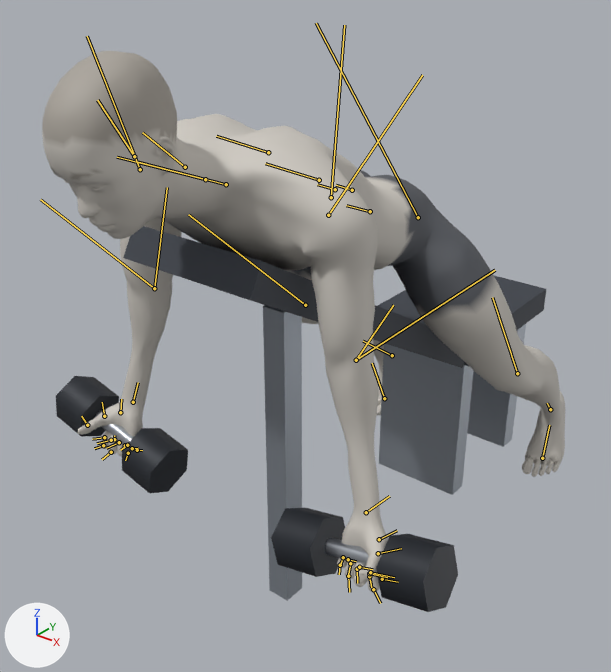
A saved change to the glTF model exports/dumbbell-spider-curl.glb.
Before and after are seen from a 50 mm camera at (0.983, -1.677, 1.387) aimed at (-0.067, -0.364, 0.573). Arrows for +X, +Y and +Z are at lower left; the lights stay in place. The first picture is the older version. Both versions are drawn at frame 0 of the action 'dumbbell-spider-curl'; the numbers are the values there. The bones that change, and the others that lie on the model, are drawn over the model as lines.
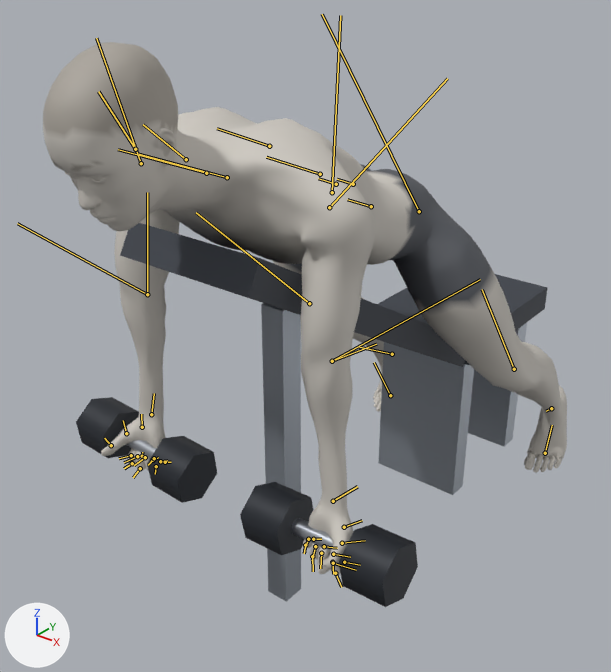
ob_dbl_right is not drawn itself; it is the parent of ob_mesh_1, ob_mesh_2, ob_mesh_3.
ob_dbr_right is not drawn itself; it is the parent of ob_mesh_4, ob_mesh_5, ob_mesh_6.
ob_props is not drawn itself; it is the parent of ob_bench.

What differs and where, as boxes [x1, y1, x2, y2] in the pictures (611 x 672 px):
'Mesh_0', posed
    before: [42, 51, 565, 592]
    after: [43, 42, 567, 575]
'Mesh_10', posed
    before: [123, 226, 464, 368]
    after: [120, 223, 465, 367]
'Mesh_11', posed
    before: [263, 305, 302, 601]
    after: [261, 303, 301, 602]
'Mesh_2', posed (6% taller)
    before: [376, 534, 458, 612]
    after: [339, 524, 418, 607]
'Mesh_3', posed
    before: [271, 507, 345, 577]
    after: [240, 482, 313, 555]
'Mesh_6', posed
    before: [122, 428, 188, 493]
    after: [147, 436, 217, 503]
'Mesh_5', posed
    before: [56, 376, 119, 437]
    after: [76, 397, 139, 458]
'Mesh_8', posed
    before: [467, 324, 526, 447]
    after: [468, 323, 527, 447]
'Mesh_7', posed
    before: [377, 276, 546, 366]
    after: [378, 274, 548, 365]
'Mesh_1', posed (7% narrower, 21% taller)
    before: [324, 538, 369, 566]
    after: [291, 518, 333, 552]
bone 'pelvis', root to tip
    before: (370, 211) to (346, 205)
    after: (371, 206) to (347, 199)
bone 'upperarm_l', root to tip
    before: (328, 215) to (422, 75)
    after: (329, 207) to (447, 78)
bone 'lowerarm_l', root to tip
    before: (356, 360) to (393, 305)
    after: (332, 361) to (376, 344)
bone 'hand_l', root to tip
    before: (366, 512) to (389, 496)
    after: (333, 501) to (357, 486)
bone 'upperarm_r', root to tip
    before: (140, 169) to (87, 36)
    after: (141, 163) to (96, 38)
bone 'lowerarm_r', root to tip
    before: (154, 288) to (40, 199)
    after: (147, 294) to (17, 223)
bone 'hand_r', root to tip
    before: (133, 402) to (138, 382)
    after: (151, 414) to (154, 393)
bone 'thigh_l', root to tip
    before: (418, 217) to (316, 23)
    after: (419, 211) to (322, 14)
bone 'calf_l', root to tip
    before: (517, 373) to (492, 297)
    after: (514, 369) to (482, 289)
bone 'foot_l', root to tip
    before: (550, 409) to (547, 403)
    after: (551, 408) to (546, 411)
bone 'ball_l', root to tip
    before: (542, 458) to (549, 425)
    after: (545, 453) to (552, 425)
bone 'thigh_r', root to tip
    before: (331, 197) to (344, 25)
    after: (332, 192) to (340, 15)
bone 'calf_r', root to tip
    before: (305, 305) to (188, 214)
    after: (309, 303) to (196, 212)
bone 'foot_r', root to tip
    before: (392, 355) to (363, 341)
    after: (392, 354) to (359, 347)
bone 'ball_r', root to tip
    before: (384, 398) to (372, 363)
    after: (390, 395) to (374, 362)

The change in detail:
Bone 'pelvis' (bone_pelvis) moves from (0.222, -0.142, 0.0) to (0.219, -0.131, 0.0).
Bone 'upperarm_l' (bone_upperarm_l) turns from (-30, 19, 63) to (-35, 18, 71) degrees about its own x, y and z.
Bone 'lowerarm_l' (bone_lowerarm_l) turns from (4, 9, -33) to (-3, 17, -47) degrees about its own x, y and z.
Bone 'hand_l' (bone_hand_l) turns from (-71, 59, 7) to (-68, 58, 8) degrees about its own x, y and z.
Bone 'upperarm_r' (bone_upperarm_r) turns from (30, -19, 63) to (35, -18, 71) degrees about its own x, y and z.
Bone 'lowerarm_r' (bone_lowerarm_r) turns from (-4, -9, -33) to (3, -17, -47) degrees about its own x, y and z.
Bone 'hand_r' (bone_hand_r) turns from (71, -59, 7) to (68, -58, 8) degrees about its own x, y and z.
Bone 'thigh_l' (bone_thigh_l) turns from (25, 38, 61) to (23, 38, 60) degrees about its own x, y and z.
Bone 'calf_l' (bone_calf_l) turns from (-5, 3, -37) to (-3, 3, -35) degrees about its own x, y and z.
Bone 'foot_l' (bone_foot_l) turns from (4, -39, -10) to (10, -37, -22) degrees about its own x, y and z.
Bone 'ball_l' (bone_ball_l) turns from (-3, -3, 35) to (-4, -5, 39) degrees about its own x, y and z.
Bone 'thigh_r' (bone_thigh_r) turns from (-25, -38, 61) to (-23, -38, 60) degrees about its own x, y and z.
Bone 'calf_r' (bone_calf_r) turns from (5, -3, -37) to (3, -3, -35) degrees about its own x, y and z.
Bone 'foot_r' (bone_foot_r) turns from (-4, 39, -10) to (-10, 37, -22) degrees about its own x, y and z.
Bone 'ball_r' (bone_ball_r) turns from (3, 3, 35) to (4, 5, 39) degrees about its own x, y and z.
